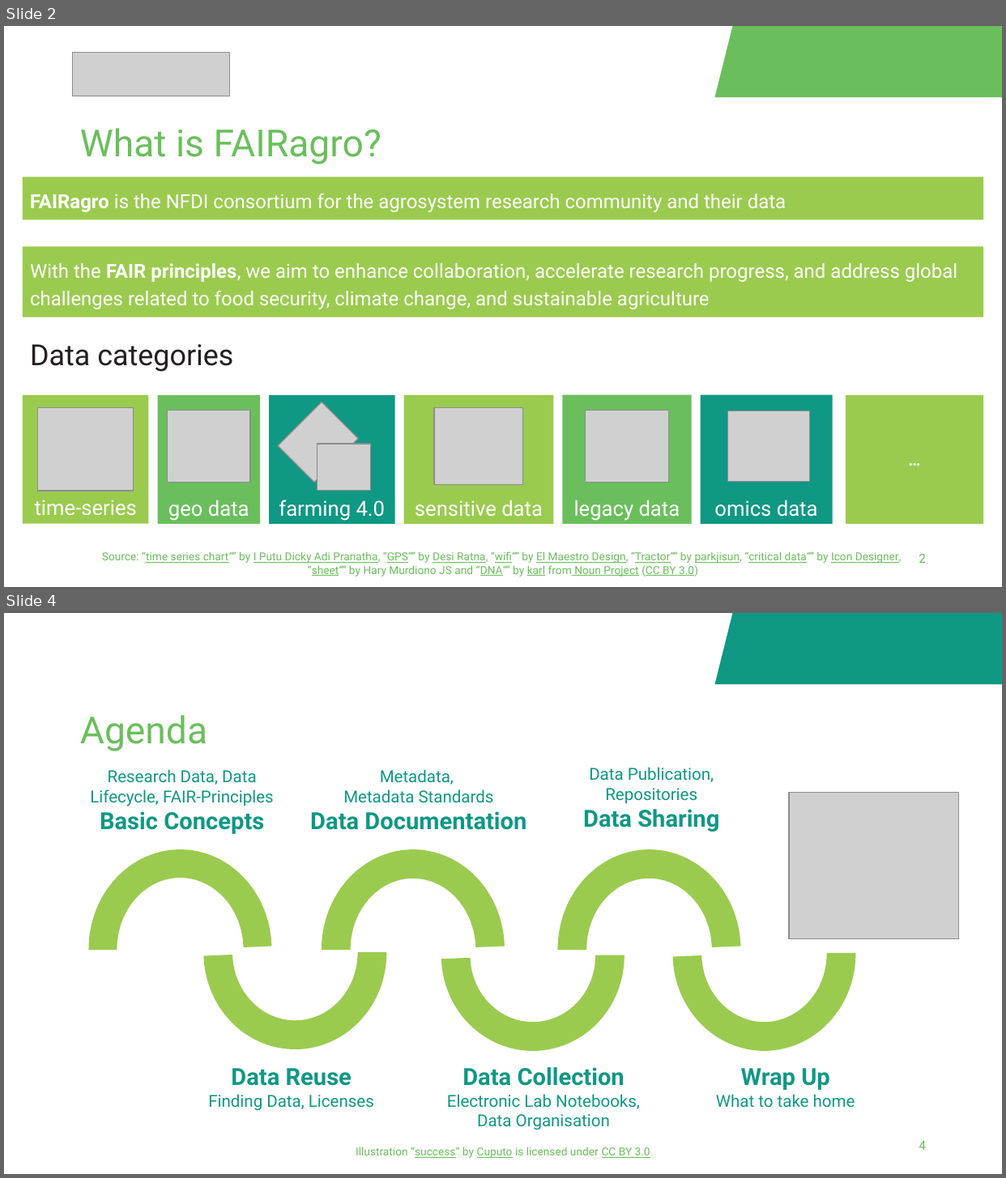
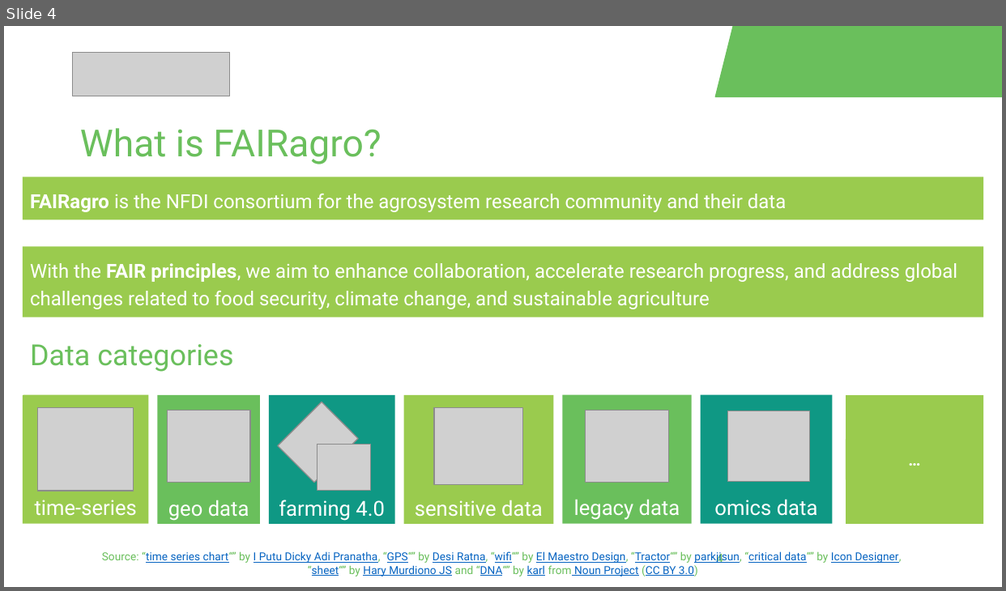
Before and after one commit to fairagro/FAIRagro_Modular-RDM-Training-Material, a slide deck: FAIRagro_Trainings_planned/2026-09_RepoTraining_deNBI/RepoTraining_Slides.odp. Shown one above the other, each under a label of ours: slides 2 and 4 before the commit, slide 4 after it; the slides between them are not shown. The pictures are 1006x1178 and 1006x591 pixels, drawn with LibreOffice and Linux fonts; fonts in the diff are those of the drawing; grey boxes stand for pictures; background and template pictures are left out. Boxes give left, top, right and bottom in pixels: in the first picture for what was removed or moved away, otherwise in the second. Text is boxed around its words. In the diff, an @@ line names an element or a change of style, - is before the commit and + after.

```diff
--- a/FAIRagro_Trainings_planned/2026-09_RepoTraining_deNBI/RepoTraining_Slides.odp
+++ b/FAIRagro_Trainings_planned/2026-09_RepoTraining_deNBI/RepoTraining_Slides.odp
@@ slide 4 removed at box(4, 613, 1002, 1174), background #FFFFFF @@
@@ parallelogram removed at box(715, 613, 1002, 683) @@
@@ title removed at box(80, 715, 207, 752) @@
-Agenda
@@ text removed at box(90, 769, 274, 834) @@
-Research Data, Data Lifecycle, FAIR-Principles
-Basic Concepts
@@ text removed at box(310, 769, 526, 830) @@
-Metadata,
-Metadata Standards
-Data Documentation
@@ text removed at box(583, 767, 719, 832) @@
-Data Publication, Repositories
-Data Sharing
@@ picture removed at box(790, 793, 959, 939) @@
@@ arch (boxed as its full ring) removed at box(89, 850, 270, 1049) @@
@@ arch (boxed as its full ring) removed at box(322, 850, 504, 1049) @@
@@ arch (boxed as its full ring) removed at box(558, 850, 739, 1049) @@
@@ arch (boxed as its full ring) removed at box(203, 857, 386, 1049) @@
@@ arch (boxed as its full ring) removed at box(442, 862, 624, 1051) @@
@@ arch (boxed as its full ring) removed at box(674, 857, 855, 1050) @@
@@ text removed at box(208, 1068, 374, 1111) @@
-Data Reuse
-Finding Data, Licenses
@@ text removed at box(447, 1067, 640, 1131) @@
-Data Collection
-Electronic Lab Notebooks, Data Organisation
@@ text removed at box(716, 1068, 855, 1108) @@
-Wrap Up
-What to take home
@@ text removed at box(356, 1147, 650, 1158) @@
-Illustration “success“ by Cuputo is licensed under CC BY 3.0
@@ page number removed at box(918, 1141, 926, 1150) @@
-4
@@ what was slide 2 is now slide 4 @@
@@ slide 4 changed as well @@
@@ text "Data categories" at box(30, 344, 233, 372): text colour #231F20 to #6ABF5C; less space between paragraphs @@
@@ text "Source: “time series chart“” by ..." at box(102, 552, 901, 577): text colour #6ABF5C to #0563C1 in "“time series chart“” I Putu Dicky Adi ..."; underline on in "Hary Murdiono JS" @@
@@ page number at box(716, 552, 723, 563): text changed @@
-2
+4
```
Also in this commit, not shown: 15 other slides changed, 6 slides added, 6 other slides removed, 3 other files.
